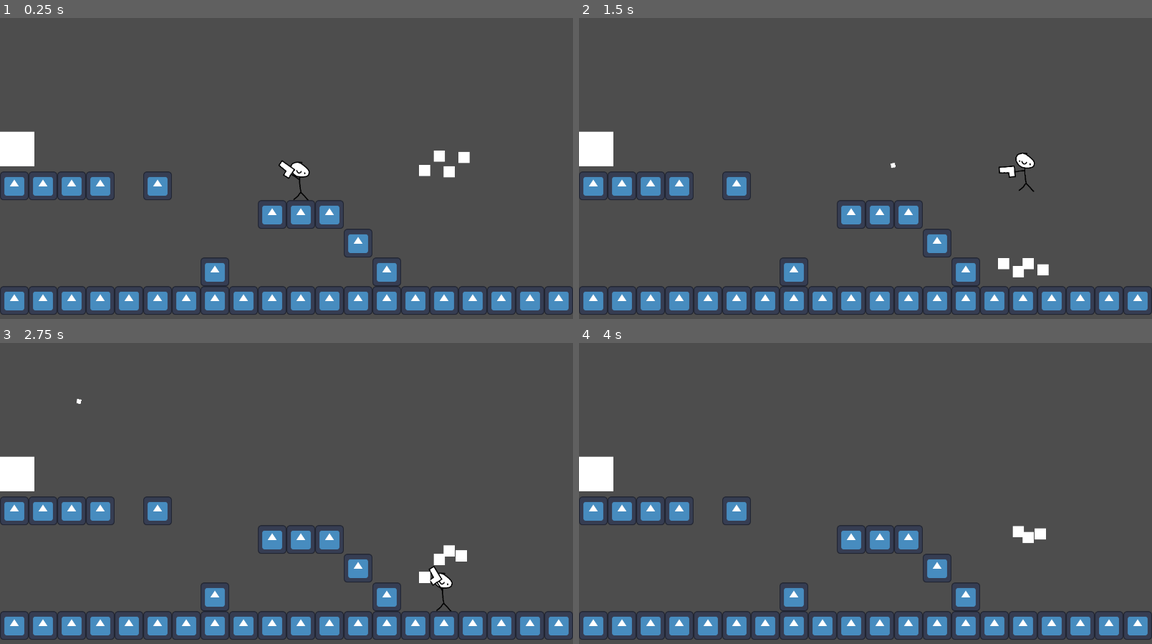
Above: before the commit, frames 1-4 (two rows, left to right).
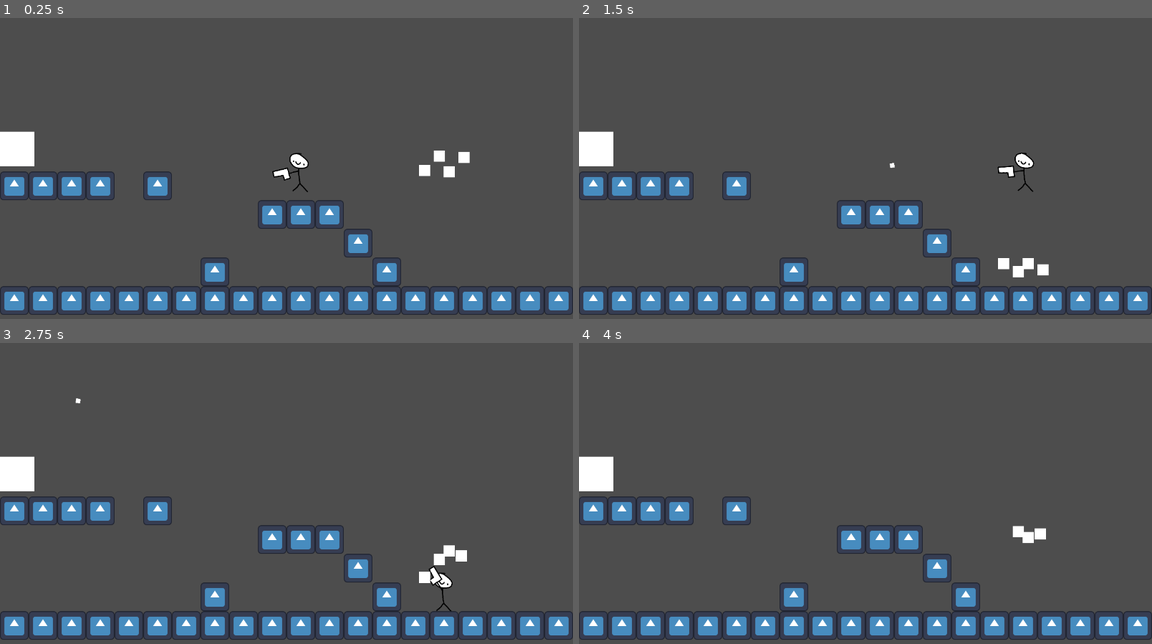
Above: after the commit, the same moments.

Repository: flyguywannadie/JefferyAdventure
Game: Godot game, scene res://Scenes/node_2d.tscn
Same seed, same stepped clock (60 frames per second), same inputs: the game is played once before the commit and once after it. The engine's default icon, where the game draws it, is replaced by a stand-in: a white triangle on a blue panel in a dark square.
Inputs (mouse positions are in pixels of both pictures, inside the frame that each line leads up to):
- Up to frame 1 (0.25 s): no input
- Up to frame 2 (1.5 s): move the mouse to (991, 153) at 0.52 s; hold D from 0.53 s (still down); click (991, 153) at 0.6 s; tap Space (jef_Jump) at 0.77 s; move the mouse to (750, 186) at 1.27 s; click (750, 186) at 1.35 s
- Up to frame 3 (2.75 s): tap Space (jef_Jump) at 1.52 s; move the mouse to (343, 424) at 2.02 s; release D at 2.03 s; hold A from 2.03 s (still down); click (343, 424) at 2.1 s
- Up to frame 4 (4 s): move the mouse to (836, 559) at 2.77 s; release A at 2.78 s; hold D from 2.78 s (still down); click (836, 559) at 2.85 s; tap Space (jef_Jump) at 3.02, 3.77 s; move the mouse to (1037, 544) at 3.52 s; click (1037, 544) at 3.6 s

The runs differ from the first frame. In frame 1, 0.4% of the frame differs, in the area x 47-55%, y 44-61%; in frame 2, 0.1%; in frame 3, less than 0.1%; in frame 4, nothing differs.

Commit message:
import changes
changes from importing to my main computer

Diff:
--- a/Scenes/node_2d.tscn
+++ b/Scenes/node_2d.tscn
@@ -18,7 +18,7 @@
 script = ExtResource("1_k3xtd")
 
 [node name="Jeffery" parent="." instance=ExtResource("4_oebhw")]
-position = Vector2(58, -42)
+position = Vector2(54, -114)
 
 [node name="Area2D" type="Area2D" parent="."]
 position = Vector2(-1286, -101)
